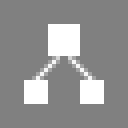
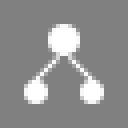
Comparing the layer stacks of the two (128, 128) images. Changes:
removed layer "Layer 3" over 24, 24, 104, 104
added layer "Ellipse 3" above "Ellipse 2" over 24, 80, 48, 104
added layer "Ellipse 2" above "Ellipse 1" over 80, 80, 104, 104
added layer "Ellipse 1" above "Layer 2" over 48, 24, 80, 56
